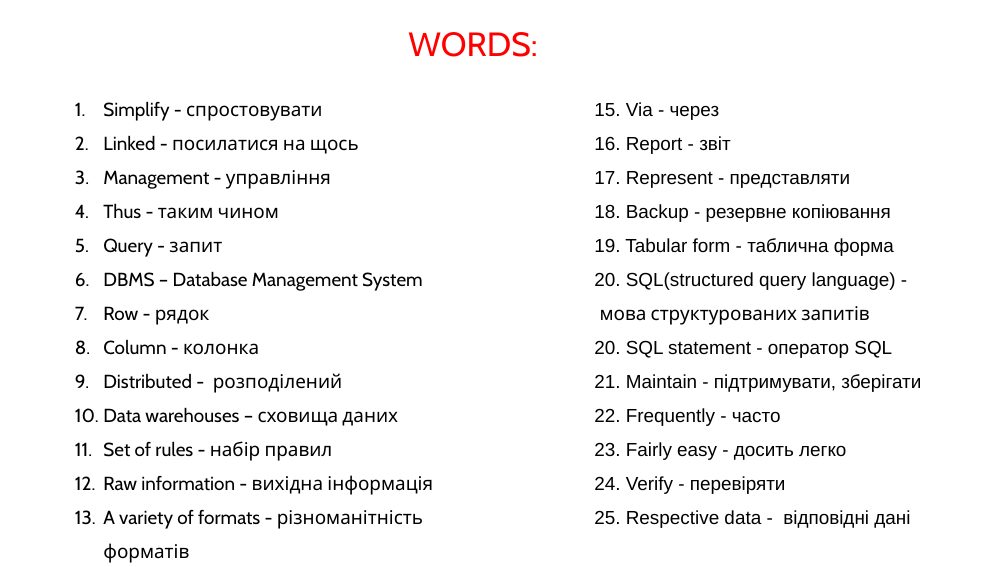
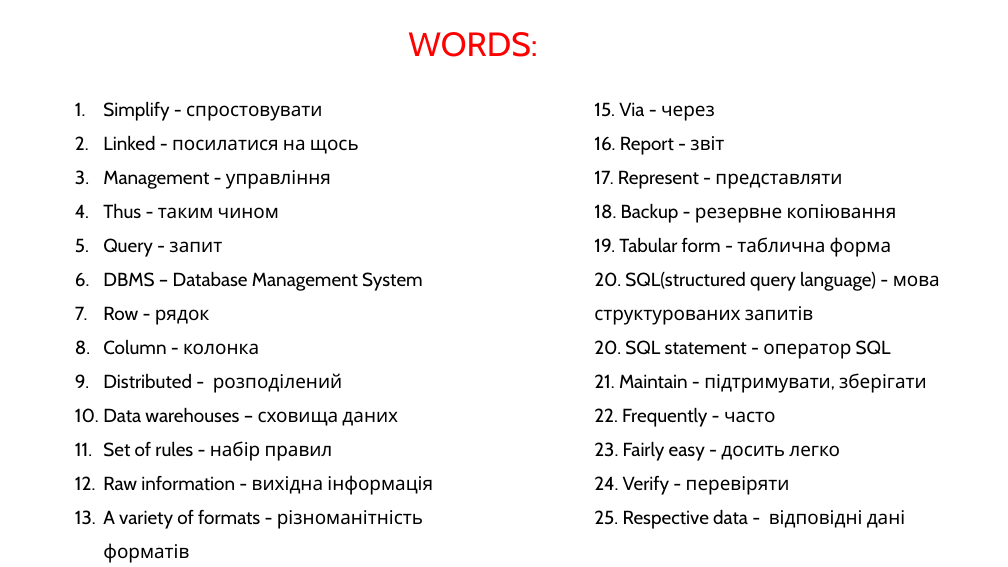
Before and after one commit to Dimon11k/English_Databases, a slide deck: slide 11 of English_DATABASE.pptx. Drawn at 1008x567 pixels with LibreOffice and Linux fonts; fonts in the diff are those of the drawing. Boxes give left, top, right and bottom in pixels: in the first picture for what was removed or moved away, otherwise in the second. Text is boxed around its words. In the diff, an @@ line names an element or a change of style, - is before the commit and + after.

Commit message:
second commit

```diff
--- a/English_DATABASE.pptx
+++ b/English_DATABASE.pptx
@@ text "15. Via - через" at [594, 102, 940, 529]: font Arial to Cabin @@
```
